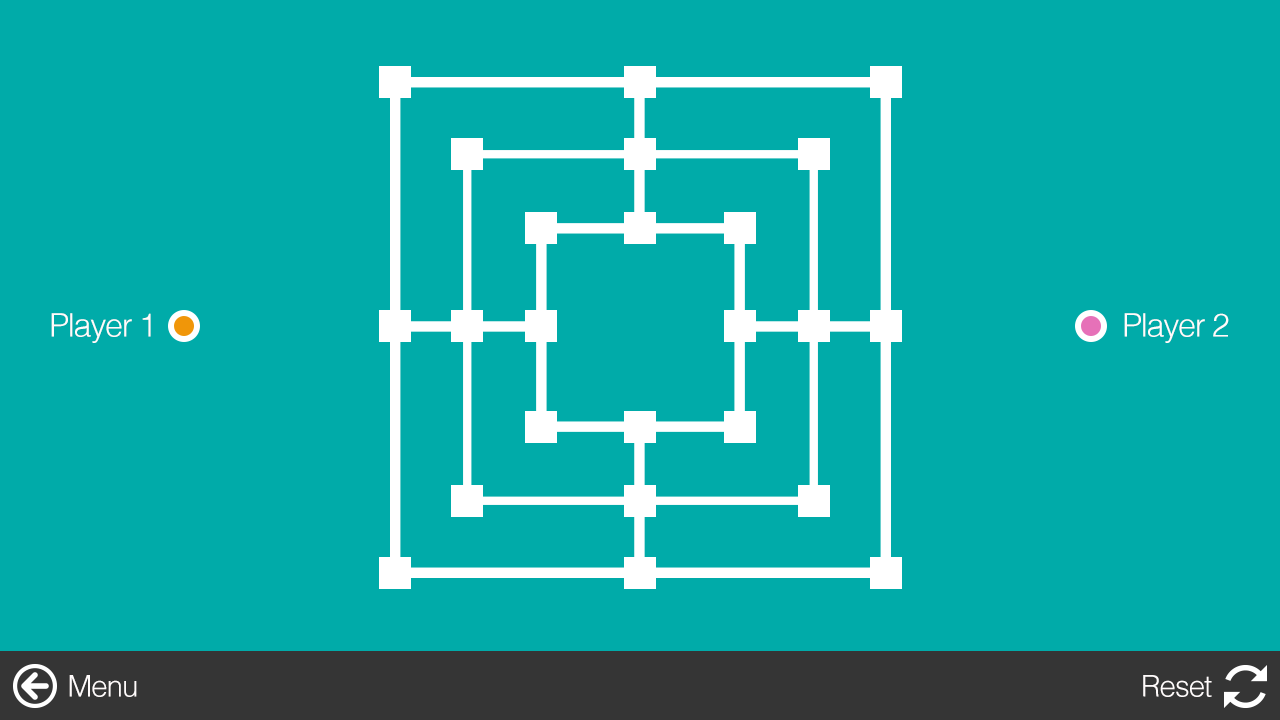
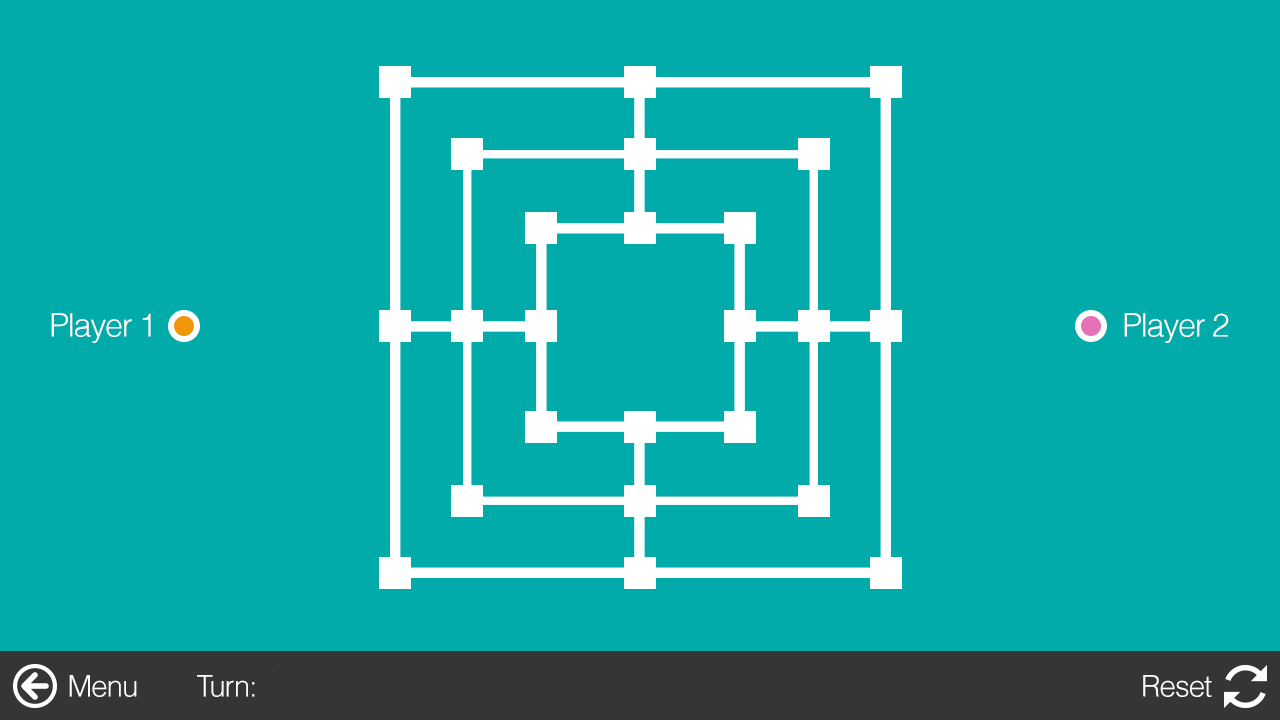
Layers edited between the first and the second 1280 x 720 image:
added layer "current player" above "reset" over [197, 675, 255, 697]
